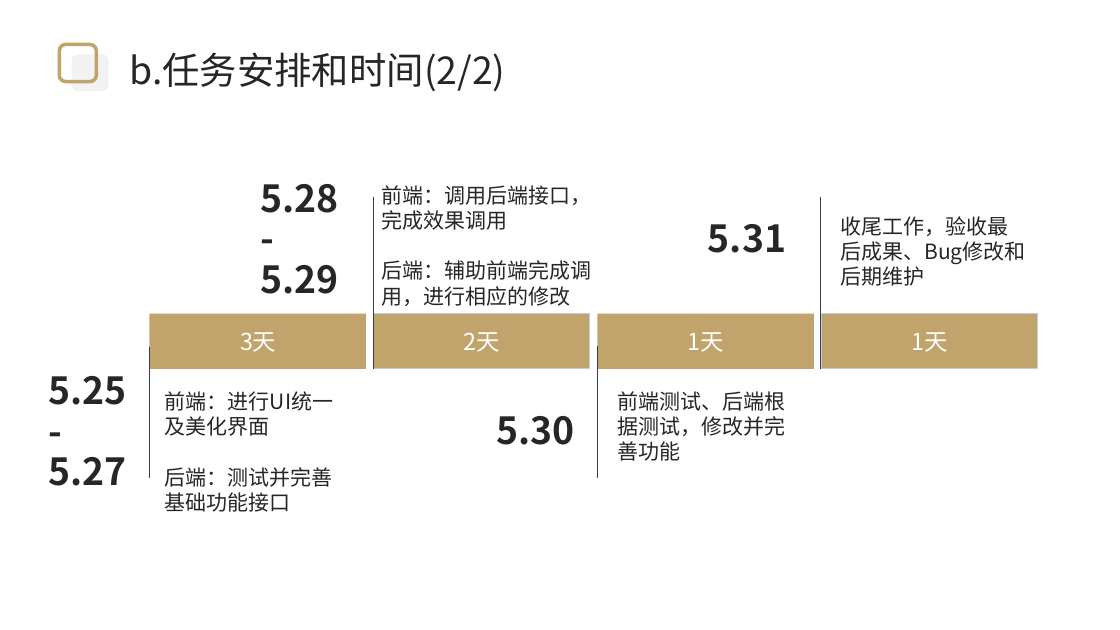
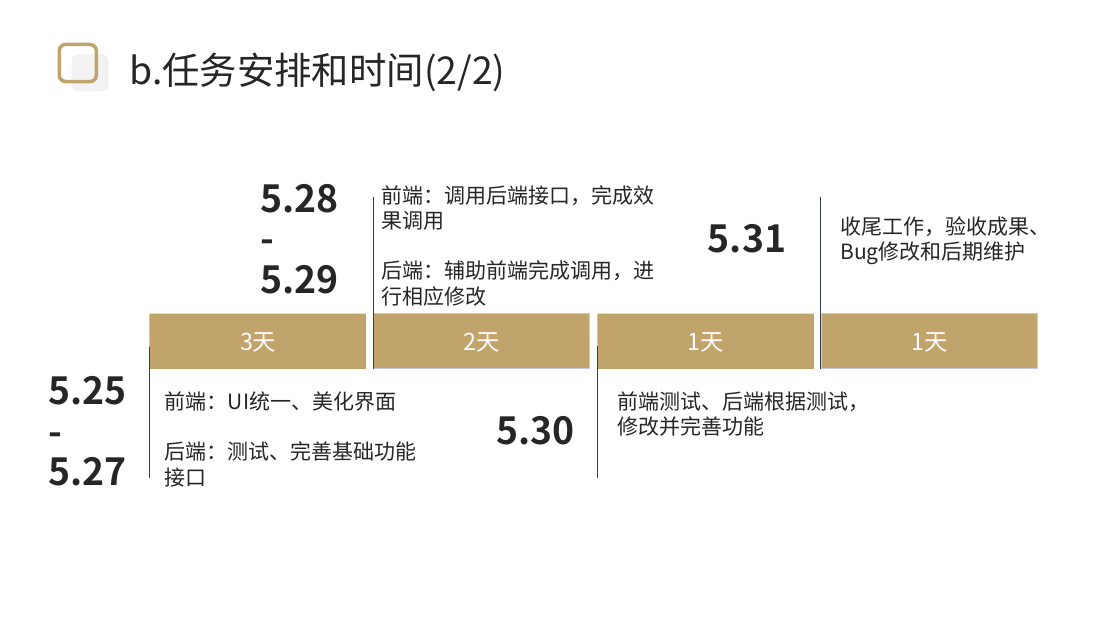
Before and after one commit to 2021FYWZ/wind, a slide deck: slide 7 of doc/项目答辩.pptx. Drawn at 1120x630 pixels with LibreOffice and Linux fonts; fonts in the diff are those of the drawing; background and template pictures are left out. Boxes give left, top, right and bottom in pixels: in the first picture for what was removed or moved away, otherwise in the second. Text is boxed around its words. In the diff, an @@ line names an element or a change of style, - is before the commit and + after.

Commit message:
修改项目PPT

```diff
--- a/doc/项目答辩.pptx
+++ b/doc/项目答辩.pptx
@@ text at (840, 216, 1050, 264): text changed @@
-收尾工作，验收最后成果、Bug修改和后期维护
+收尾工作，验收成果、Bug修改和后期维护
@@ text at (382, 260, 655, 306): text changed @@
-后端：辅助前端完成调用，进行相应的修改
+后端：辅助前端完成调用，进行相应修改
@@ text "前端测试、后端根据测试，修改并完善功能" rewrapped from (618, 391, 786, 461) to (618, 391, 870, 436) @@
@@ text at (165, 391, 417, 487): text changed @@
-前端：进行UI统一及美化界面
-后端：测试并完善基础功能接口
+前端：UI统一、美化界面
+后端：测试、完善基础功能接口
```
Also in this commit, not shown: 9 other slides changed, 2 slides removed.
